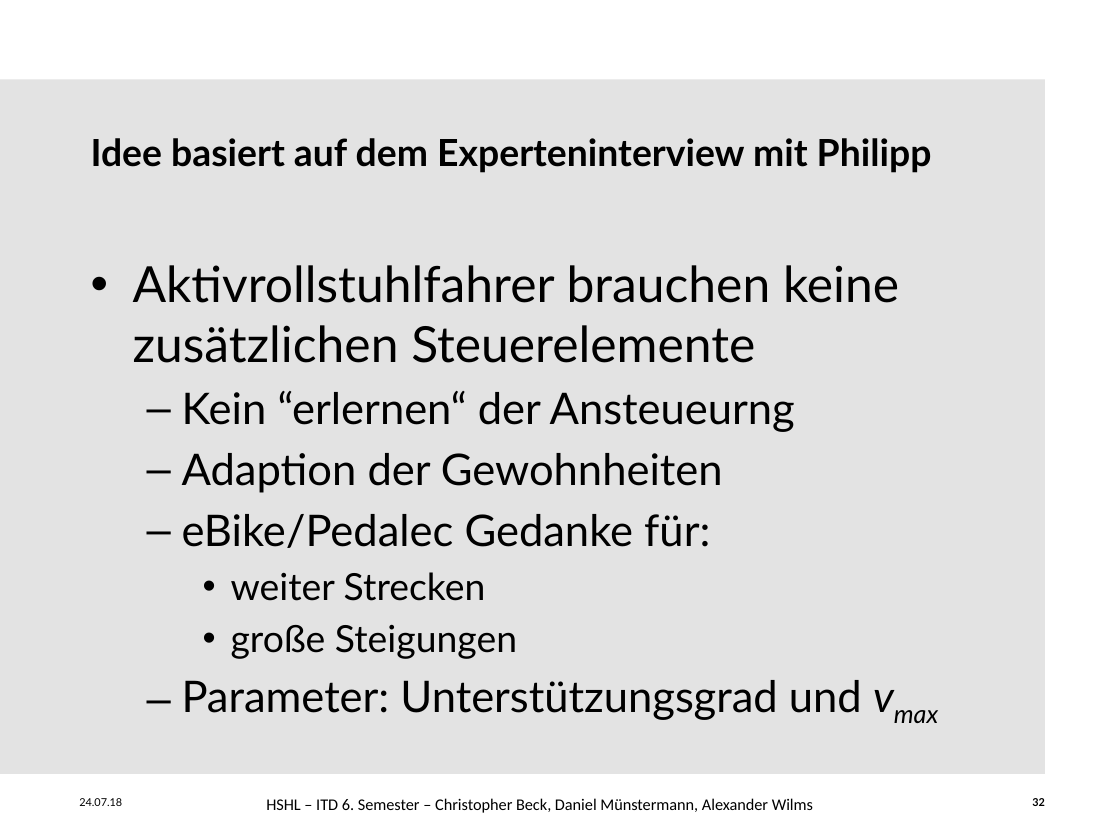
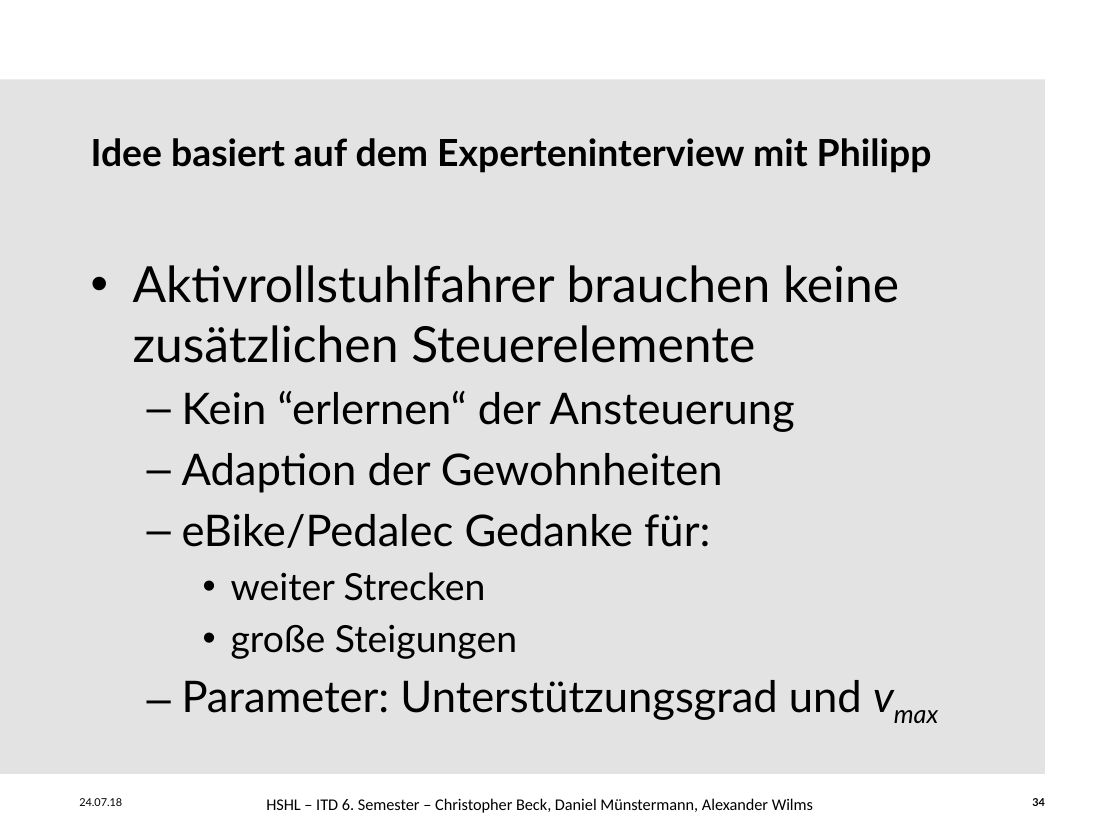
Before and after one commit to ChristineAgethen/Interaktionskonzept_Rollstuhl, a slide deck: slide 34 of Interaktionskonzept.pptx (slide 32 before the commit). Drawn at 1120x840 pixels with LibreOffice and Linux fonts; fonts in the diff are those of the drawing; background and template pictures are left out. Boxes give left, top, right and bottom in pixels: in the first picture for what was removed or moved away, otherwise in the second. Text is boxed around its words. In the diff, an @@ line names an element or a change of style, - is before the commit and + after.

Commit message:
cbe

```diff
--- a/Interaktionskonzept.pptx
+++ b/Interaktionskonzept.pptx
@@ text at (182,391,795,432): text changed @@
-  – Kein “erlernen“ der Ansteueurng
+  – Kein “erlernen“ der Ansteuerung
@@ page number at (1032,798,1045,806): text changed @@
-32
+34
```
Also in this commit, not shown: 1 other slide changed, 7 slides added.
